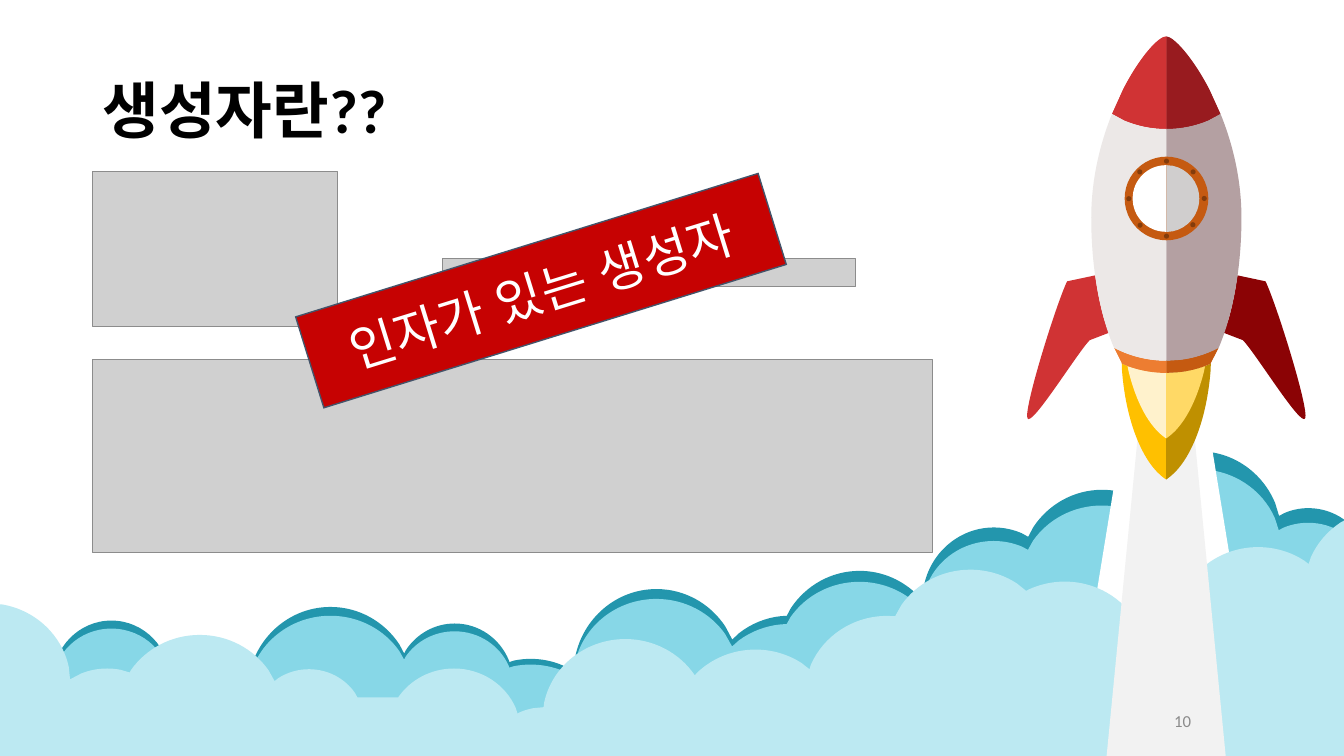
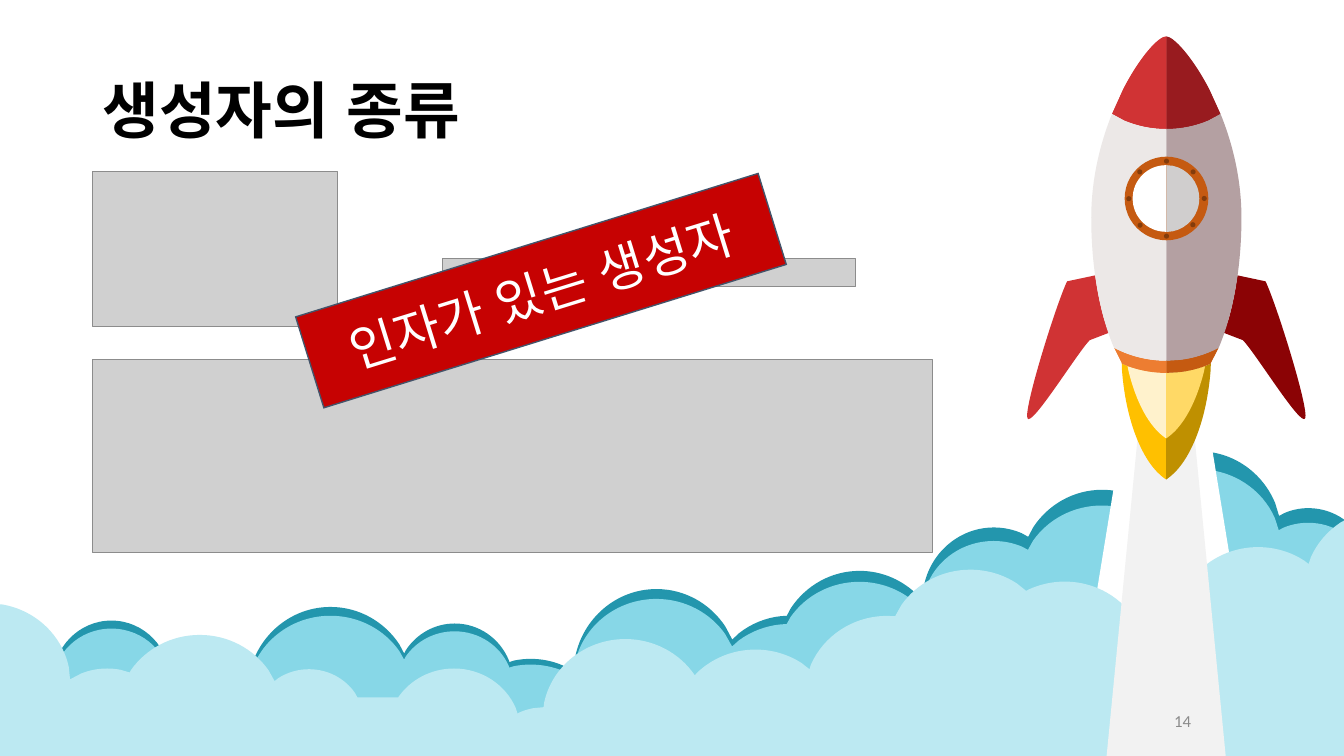
Before and after one commit to Ahji89/JavaStudy, a slide deck: slide 14 of java/ppt/1회차 - 객체와 클래스.pptx (slide 10 before the commit). Drawn at 1344x756 pixels with LibreOffice and Linux fonts; fonts in the diff are those of the drawing; grey boxes stand for pictures. Boxes give left, top, right and bottom in pixels: in the first picture for what was removed or moved away, otherwise in the second. Text is boxed around its words. In the diff, an @@ line names an element or a change of style, - is before the commit and + after.

```diff
--- a/java/ppt/1회차 - 객체와 클래스.pptx
+++ b/java/ppt/1회차 - 객체와 클래스.pptx
@@ title at bbox=[102, 81, 459, 139]: text changed @@
-생성자란??
+생성자의 종류
@@ page number at bbox=[1174, 716, 1191, 727]: text changed @@
-10
+14
```
Also in this commit, not shown: 7 other slides changed, 3 slides added, 4 other files.
